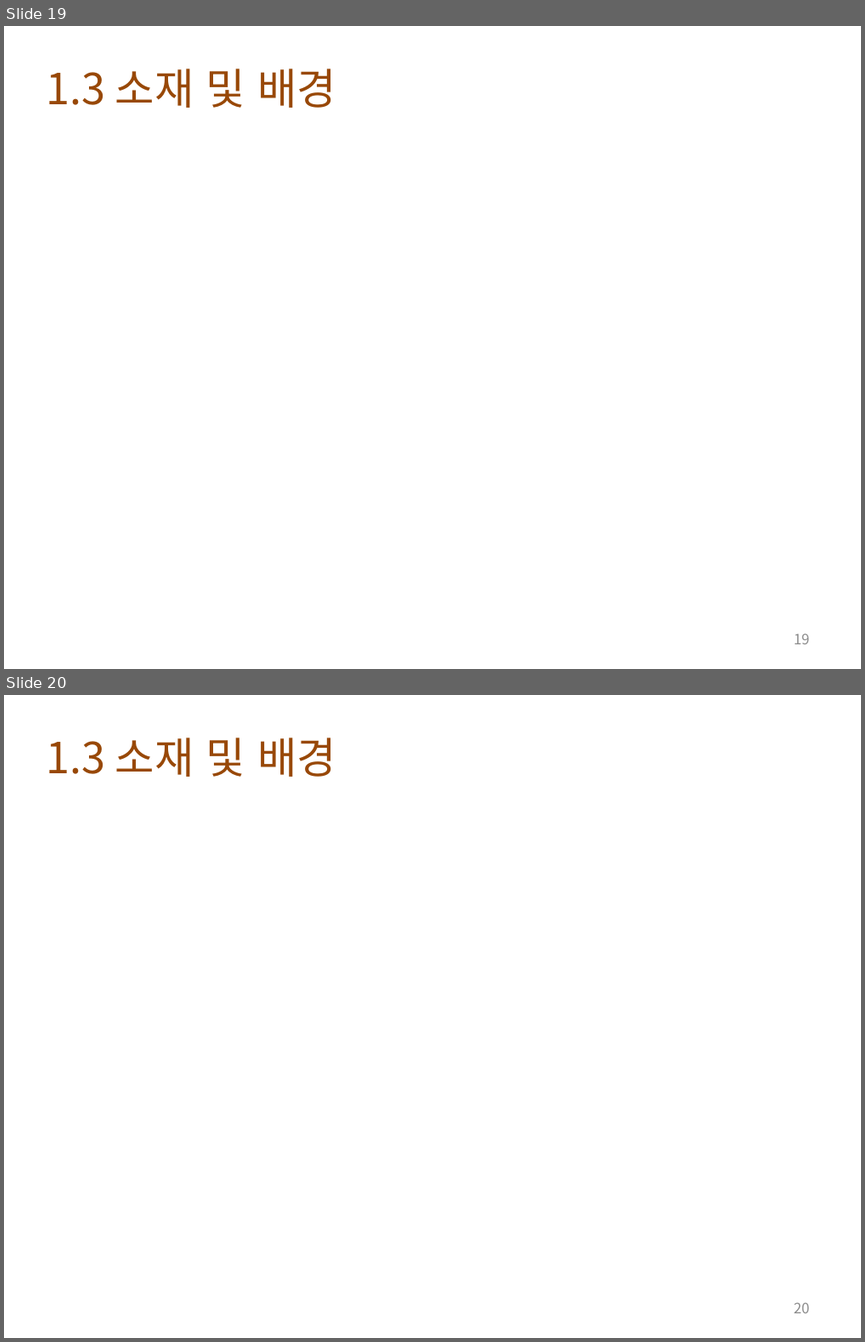
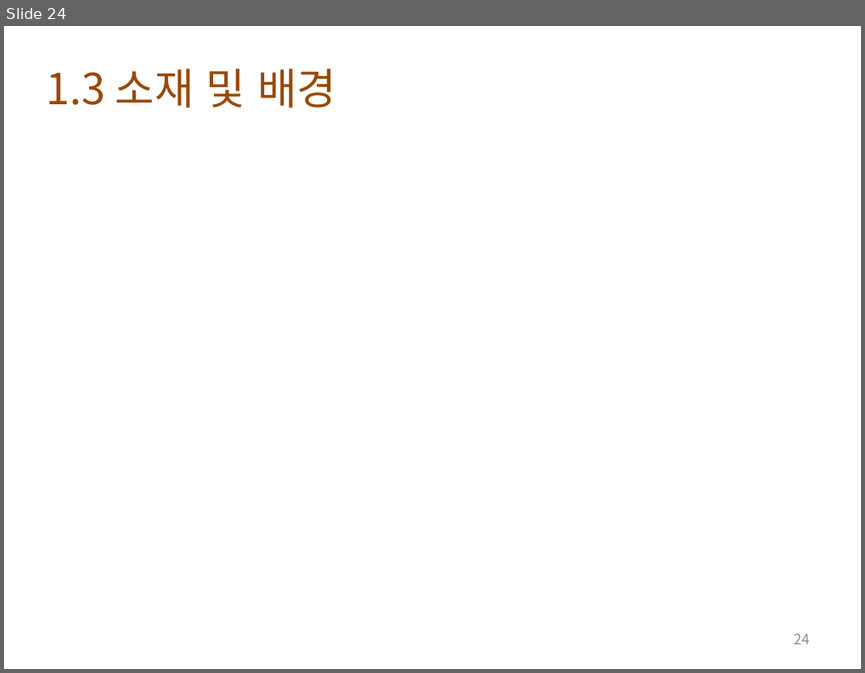
Before and after one commit to lge920904/planning_contest, a slide deck: tortuga bay 0.3.pptx. Shown one above the other, each under a label of ours: slides 19 and 20 before the commit, slide 24 after it. The pictures are 865x1342 and 865x673 pixels, drawn with LibreOffice and Linux fonts; fonts in the diff are those of the drawing; background and template pictures are left out. Boxes give left, top, right and bottom in pixels: in the first picture for what was removed or moved away, otherwise in the second. Text is boxed around its words. In the diff, an @@ line names an element or a change of style, - is before the commit and + after.

```diff
--- a/tortuga bay 0.3.pptx
+++ b/tortuga bay 0.3.pptx
@@ slide 19 removed at <box>4,26,861,669</box>, background picture (left out) @@
@@ text removed at <box>46,68,336,108</box> @@
-1.3 소재 및 배경
@@ page number removed at <box>794,633,810,644</box> @@
-19
@@ what was slide 20 is now slide 24 @@
@@ page number at <box>794,633,810,644</box>: text changed @@
-20
+24
```
Also in this commit, not shown: 5 slides changed, 7 slides added, 2 other slides removed, 2 other files.
